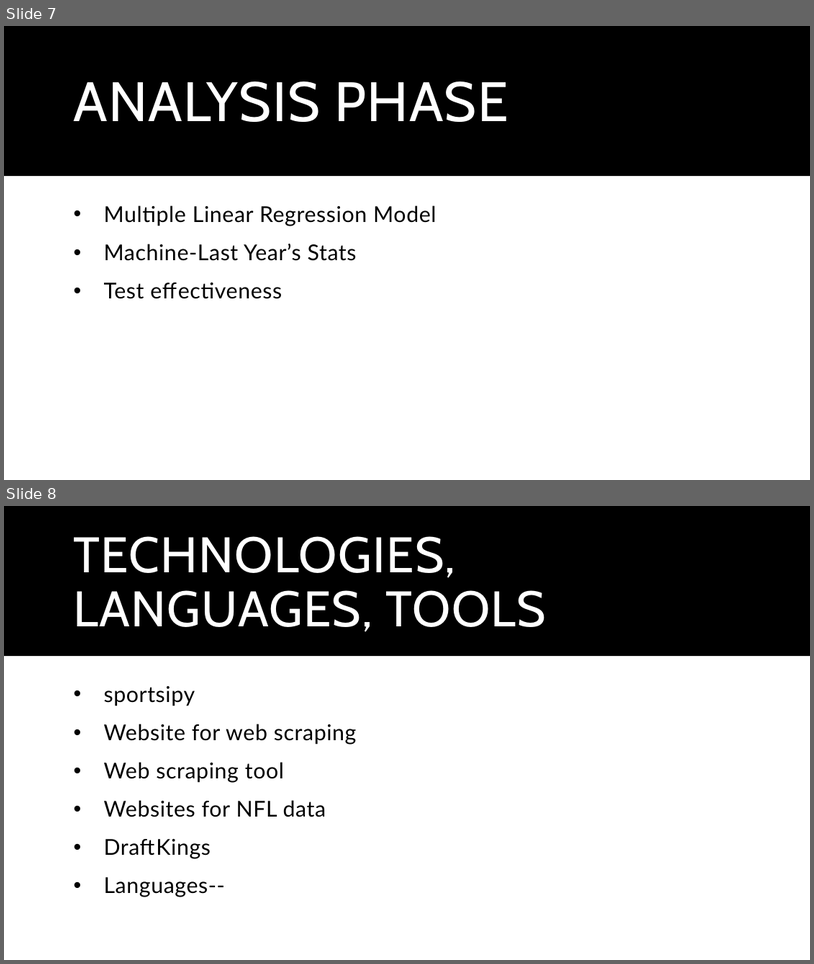
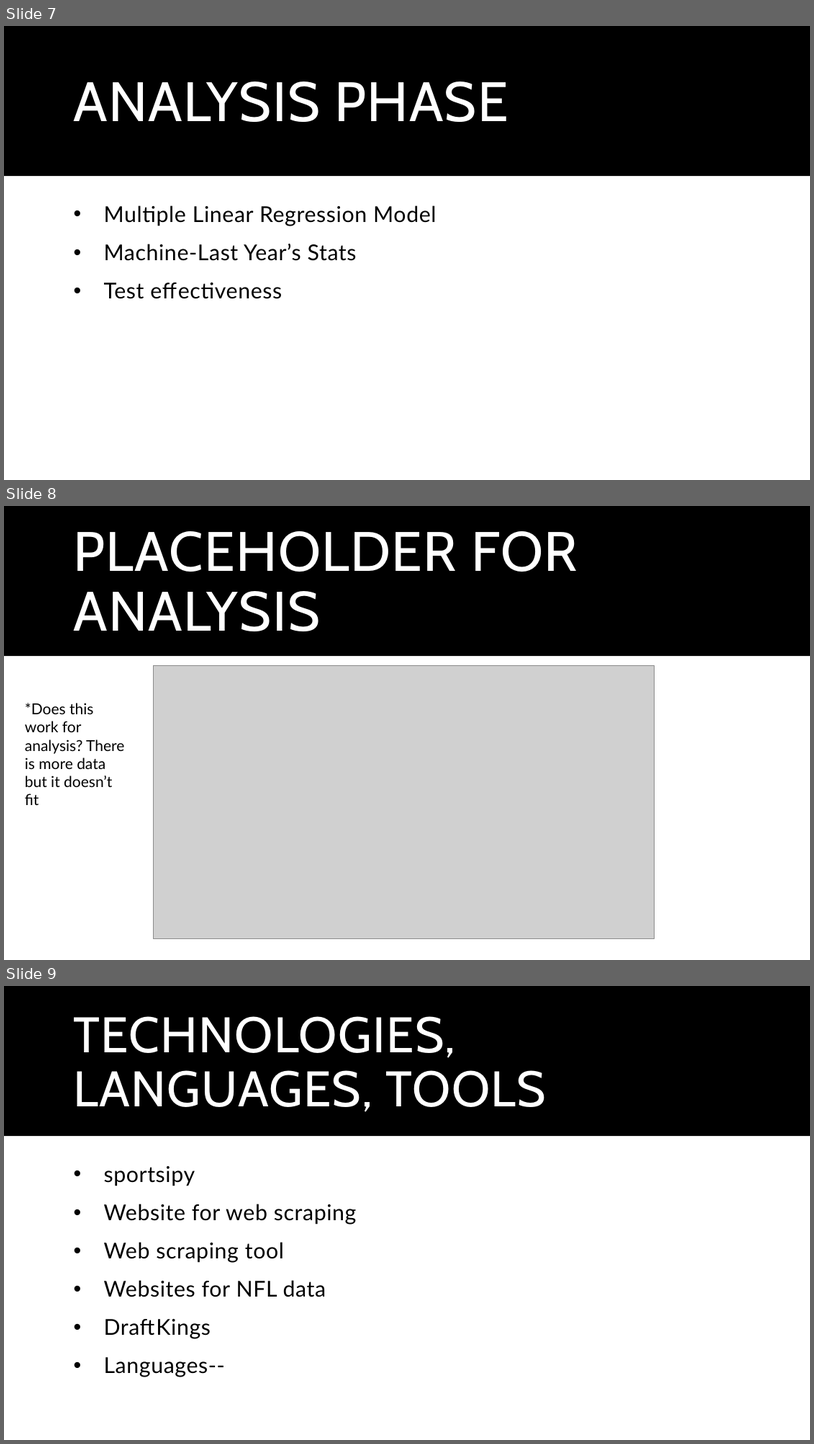
Before and after one commit to sbull32/team_cautious_waffle, a slide deck: Resources/Final.Presentation.pptx. Shown one above the other, each under a label of ours: slides 7 and 8 before the commit, slides 7, 8 and 9 after it. The pictures are 814x964 and 814x1444 pixels, drawn with LibreOffice and Linux fonts; fonts in the diff are those of the drawing; grey boxes stand for pictures. Boxes give left, top, right and bottom in pixels: in the first picture for what was removed or moved away, otherwise in the second. Text is boxed around its words. In the diff, an @@ line names an element or a change of style, - is before the commit and + after.

Commit message:
Slides update

```diff
--- a/Resources/Final.Presentation.pptx
+++ b/Resources/Final.Presentation.pptx
@@ slide 8 added at [4, 506, 810, 960], background #FFFFFF; not listed: 1 template element that a slide beside it also shows @@
@@ title added at [74, 531, 578, 631], 66 pt, text #FFFFFF @@
+PLACEHOLDER FOR ANALYSIS
@@ picture added at [154, 665, 655, 939] @@
@@ text added at [25, 703, 124, 805], 18 pt, text #000000 @@
+*Does this work for analysis? There is more data but it doesn’t fit
@@ what was slide 8 is now slide 9 @@
```
Also in this commit, not shown: 3 other slides added, 3 slides removed.
